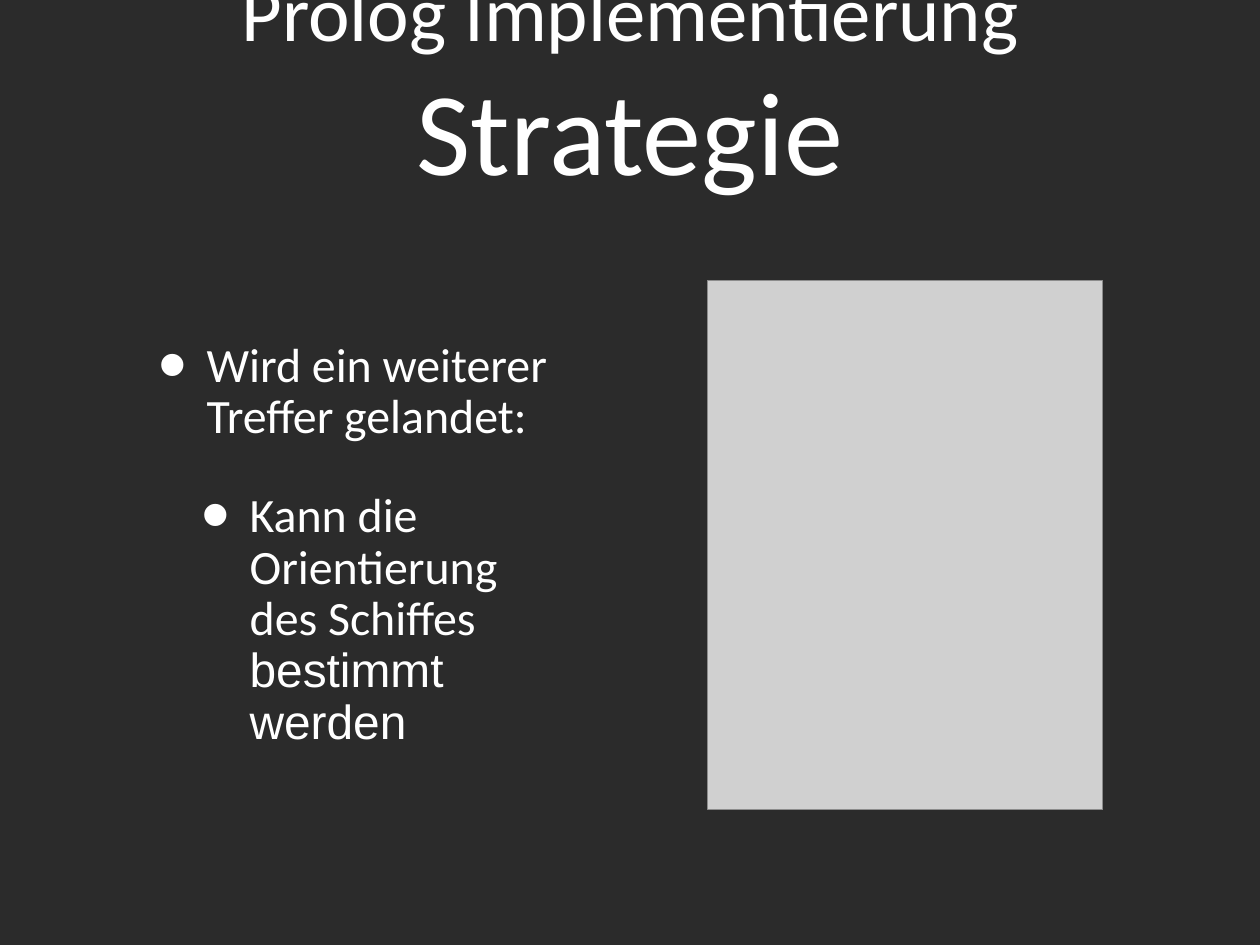
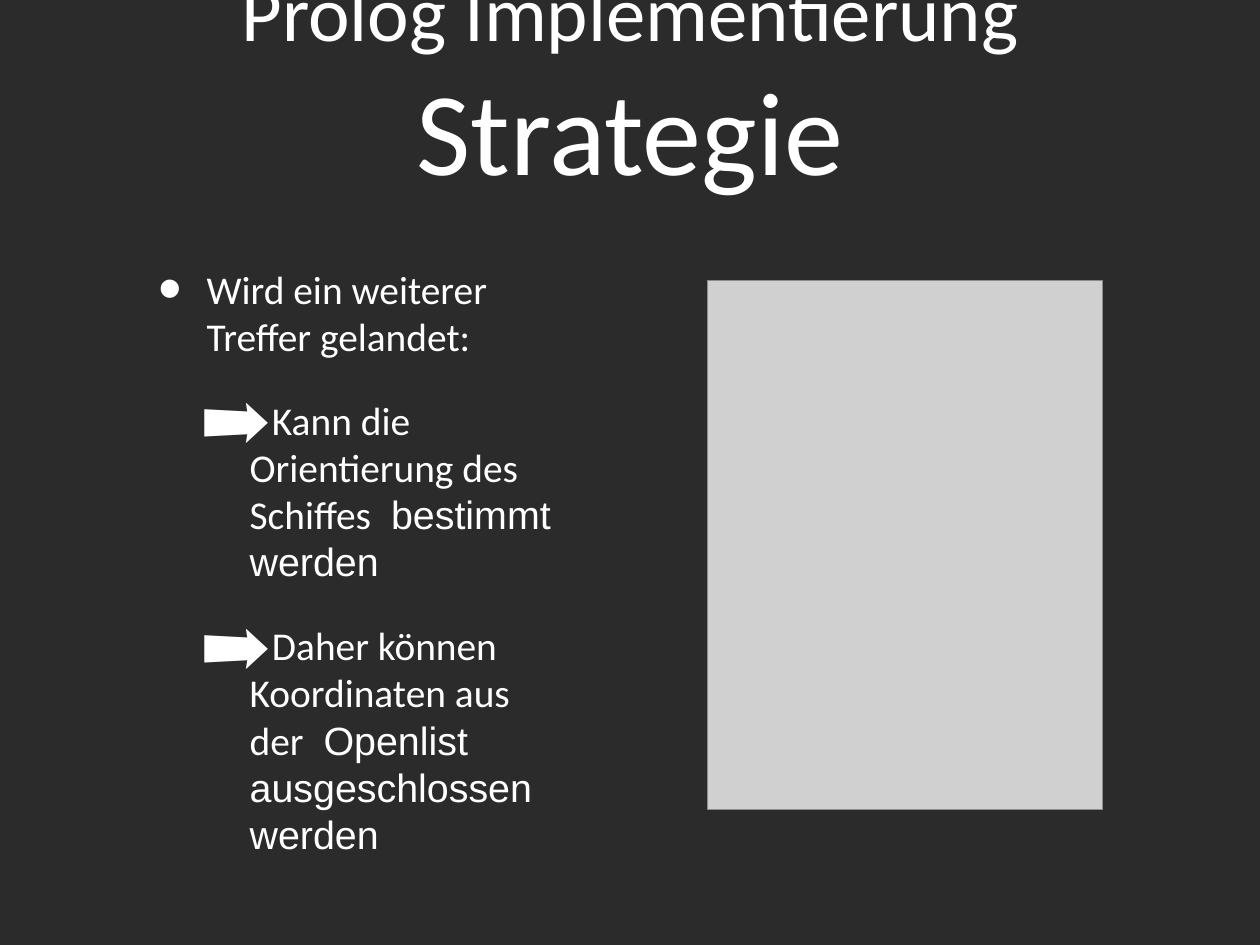
Before and after one commit to novac045/ai-battleship, a slide deck: slide 14 of Präsentation/Präsentation_PPT.ppt. Drawn at 1260x945 pixels with LibreOffice and Linux fonts; fonts in the diff are those of the drawing; grey boxes stand for pictures; background and template pictures are left out; a plain dark background stands for a picture behind light text. Boxes give left, top, right and bottom in pixels: in the first picture for what was removed or moved away, otherwise in the second. Text is boxed around its words. In the diff, an @@ line names an element or a change of style, - is before the commit and + after.

```diff
--- a/Präsentation/Präsentation_PPT.ppt
+++ b/Präsentation/Präsentation_PPT.ppt
@@ text "Wird ein weiterer Treffer gelandet:": place and size @@
-text "Wird ein weiterer Treffer gelandet:" at box(207, 348, 547, 740)
+text "Wird ein weiterer Treffer gelandet:" at box(207, 276, 551, 850)
@@ text at box(207, 276, 551, 577): size 38.9 to 32 pt in "Wird ein weiterer Treffer gelandet:", "Kann die Orientierung des Schiffes bestimmt werden"; line spacing 0.9 to 1; less space between paragraphs; bullet • to ➡ @@
@@ text at box(250, 632, 532, 850): paragraph added @@
+  ➡ Daher können Koordinaten aus der Openlist ausgeschlossen werden
```
Also in this commit, not shown: 5 other slides changed, 2 other files.
